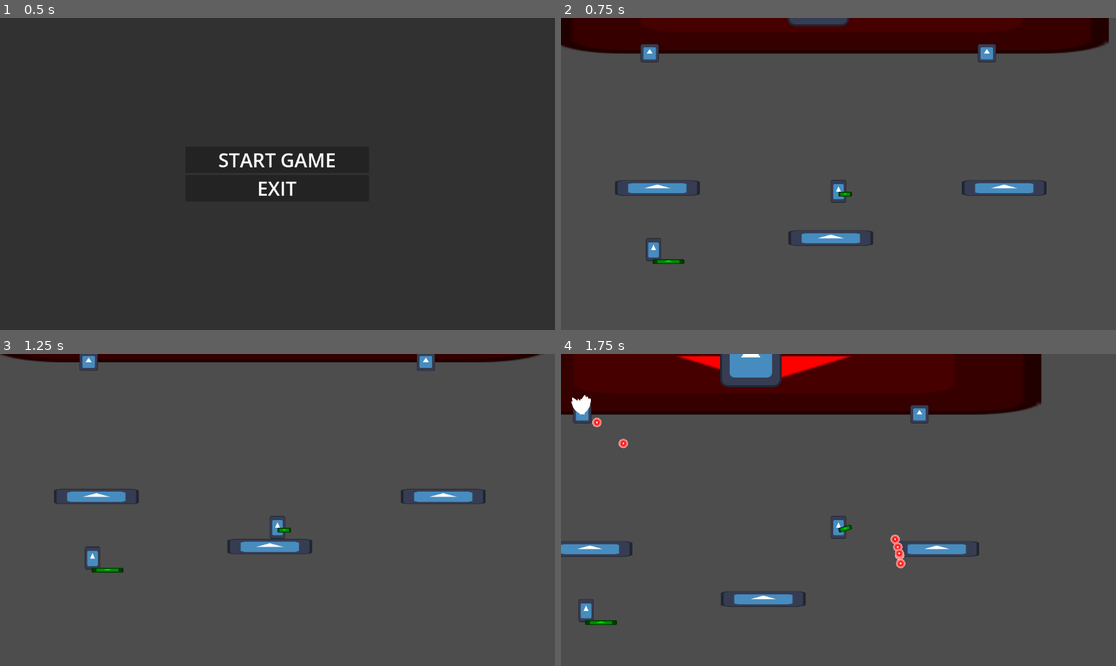
Above: before the commit, frames 1-4 (two rows, left to right).
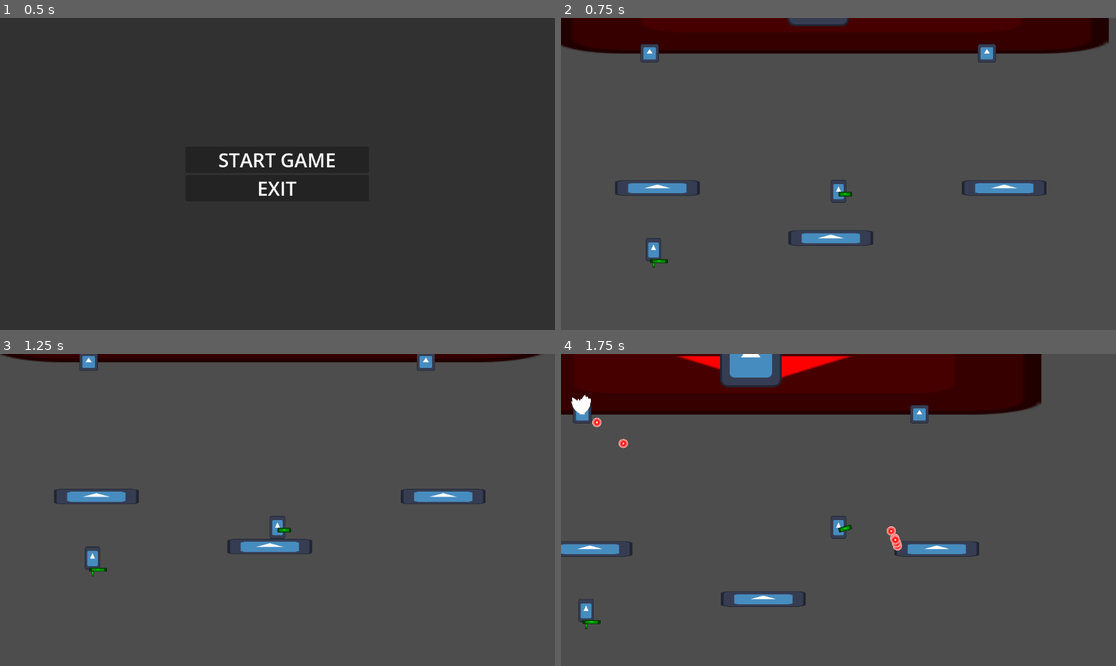
Above: after the commit, the same moments.

Repository: Cyberiada2025-2026/battle-of-pobliz
Game: Godot game, scene res://scenes/empty_scene.tscn
The game is run twice, just before and just after one commit, with the same random seed, the same clock (stepped at 60 frames per second) and the same inputs. The engine's default icon, where the game draws it, is replaced by a stand-in: a white triangle on a blue panel in a dark square.
Inputs (mouse positions are in pixels of both pictures, inside the frame that each line leads up to):
- Up to frame 1 (0.5 s): no input
- Up to frame 2 (0.75 s): click (838, 158) at 0.5 s
- Up to frame 3 (1.25 s): no input
- Up to frame 4 (1.75 s): tap Enter at 1.25 s; move the mouse to (960, 494) at 1.27 s; hold D (move_right) from 1.28 s (still down); right-click (960, 494) at 1.35 s; tap W (jump) at 1.52 s; click (960, 494) at 1.55 s

Frame 1 is identical in both runs. In frame 2, less than 0.1% of the frame differs, in the area x 16-23%, y 77-81%; in frame 3, less than 0.1%; in frame 4, 0.3%, in the area x 3-63%, y 55-89%.

Commit message:
revolver and wepon rework

Diff:
--- a/characters/bodies/wepons/basic_gun.gd
+++ /dev/null
@@ -1,31 +0,0 @@
-extends Node2D
-
-class_name Gun
-
-@export var bullet: PackedScene
-@export var start: Node2D
-@export var bullet_speed: float = 1000
-@export var cooldown: float = 2
-
-var on_cooldown: float = 0
-
-func _process(delta: float) -> void:
-	if on_cooldown > 0:
-		on_cooldown -= delta
-
-func _input(event: InputEvent) -> void:
-	if get_tree().get_first_node_in_group("possession_manager").current_body == get_parent():
-		if event is InputEventMouseMotion:
-			var mouse_position = get_global_mouse_position()
-			rotation = Vector2.RIGHT.angle_to((mouse_position - global_position).normalized())
-			pass
-		if Input.is_action_just_pressed("shot"):
-			if on_cooldown <= 0:
-				var x : Bullet = bullet.instantiate()
-				get_tree().current_scene.add_child(x)
-				x.global_position = start.global_position
-				x.apply_central_impulse(
-					Vector2.RIGHT.rotated(rotation) *
-					bullet_speed
-				)
-				on_cooldown = cooldown
--- a/characters/bodies/wepons/basic_gun.tscn
+++ b/characters/bodies/wepons/basic_gun.tscn
@@ -1,19 +1,23 @@
 [gd_scene format=3 uid="uid://m5esfrv6ybuk"]
 
 [ext_resource type="Texture2D" uid="uid://c3k005nrcyle2" path="res://icon.svg" id="1_sabrk"]
-[ext_resource type="Script" uid="uid://c34ayt7l83mx7" path="res://characters/bodies/wepons/basic_gun.gd" id="1_seknx"]
 [ext_resource type="PackedScene" uid="uid://dh88qdn7yo2xb" path="res://shared/projectiles/player/player_bullet.tscn" id="2_pbaf8"]
+[ext_resource type="PackedScene" uid="uid://dnc5o773demqp" path="res://characters/bodies/wepons/basic_shoting_component.tscn" id="2_ymids"]
 
-[node name="BasicGun" type="Node2D" unique_id=1478855736 node_paths=PackedStringArray("start")]
-script = ExtResource("1_seknx")
+[node name="BasicGun" type="Node2D" unique_id=1478855736]
+
+[node name="basic_shoting_component" parent="." unique_id=978954981 node_paths=PackedStringArray("start") instance=ExtResource("2_ymids")]
 bullet = ExtResource("2_pbaf8")
 start = NodePath("start_position")
+max_magazine = 1
+bullet_count = 1
+spread_angle = 2.0
 
-[node name="Sprite2D" type="Sprite2D" parent="." unique_id=436876841]
+[node name="Sprite2D" type="Sprite2D" parent="basic_shoting_component" unique_id=436876841]
 modulate = Color(0, 1, 0, 1)
 position = Vector2(31, 1)
 scale = Vector2(0.515625, 0.07812499)
 texture = ExtResource("1_sabrk")
 
-[node name="start_position" type="Node2D" parent="." unique_id=2026423902]
+[node name="start_position" type="Node2D" parent="basic_shoting_component" unique_id=2026423902]
 position = Vector2(64, 0)
--- a/characters/bodies/wepons/shotgun.gd
+++ b/characters/bodies/wepons/basic_shoting_component.gd
@@ -1,6 +1,6 @@
 extends Node2D
 
-class_name Shotgun
+class_name BasicShotingComponent
 
 @export var bullet: PackedScene
 @export var start: Node2D
@@ -24,7 +24,7 @@
 			cur_magazine = max_magazine
 
 func _input(event: InputEvent) -> void:
-	if get_tree().get_first_node_in_group("possession_manager").current_body == get_parent():
+	if get_tree().get_first_node_in_group("possession_manager").current_body == get_parent().get_parent():
 		if event is InputEventMouseMotion:
 			var mouse_position = get_global_mouse_position()
 			rotation = Vector2.RIGHT.angle_to((mouse_position - global_position).normalized())
--- /dev/null
+++ b/characters/bodies/wepons/basic_shoting_component.tscn
@@ -0,0 +1,6 @@
+[gd_scene format=3 uid="uid://dnc5o773demqp"]
+
+[ext_resource type="Script" uid="uid://bhvssj4dv6mky" path="res://characters/bodies/wepons/basic_shoting_component.gd" id="1_887wi"]
+
+[node name="basic_shoting_component" type="Node2D" unique_id=978954981]
+script = ExtResource("1_887wi")
--- /dev/null
+++ b/characters/bodies/wepons/revolver.tscn
@@ -0,0 +1,30 @@
+[gd_scene format=3 uid="uid://cxm6tq32sgj4c"]
+
+[ext_resource type="Texture2D" uid="uid://c3k005nrcyle2" path="res://icon.svg" id="2_6eidy"]
+[ext_resource type="PackedScene" uid="uid://dnc5o773demqp" path="res://characters/bodies/wepons/basic_shoting_component.tscn" id="2_n210b"]
+[ext_resource type="PackedScene" uid="uid://dra65sxe1ryhc" path="res://shared/projectiles/player/player_shotgun_bullet.tscn" id="3_fx3i5"]
+
+[node name="Revolver" type="Node2D" unique_id=57487654]
+
+[node name="basic_shoting_component" parent="." unique_id=978954981 node_paths=PackedStringArray("start") instance=ExtResource("2_n210b")]
+bullet = ExtResource("3_fx3i5")
+start = NodePath("start_position")
+cooldown = 1.0
+max_magazine = 6
+bullet_count = 1
+spread_angle = 5.0
+
+[node name="Sprite2D" type="Sprite2D" parent="basic_shoting_component" unique_id=285533832]
+modulate = Color(0, 1, 0, 1)
+position = Vector2(11.5, 1.7881393e-07)
+scale = Vector2(0.2890625, 0.062499996)
+texture = ExtResource("2_6eidy")
+
+[node name="Sprite2D" type="Sprite2D" parent="basic_shoting_component/Sprite2D" unique_id=668498765]
+modulate = Color(0, 1, 0, 1)
+position = Vector2(-38.054054, 127.000015)
+scale = Vector2(0.13513514, 1.5156252)
+texture = ExtResource("2_6eidy")
+
+[node name="start_position" type="Node2D" parent="basic_shoting_component" unique_id=1461418170]
+position = Vector2(28, 0)
--- a/characters/bodies/wepons/shotgun.tscn
+++ b/characters/bodies/wepons/shotgun.tscn
@@ -1,19 +1,20 @@
 [gd_scene format=3 uid="uid://6415hun4ef1b"]
 
-[ext_resource type="Script" uid="uid://6mjm4nip42ia" path="res://characters/bodies/wepons/shotgun.gd" id="1_gkxdk"]
 [ext_resource type="Texture2D" uid="uid://c3k005nrcyle2" path="res://icon.svg" id="1_tti0o"]
 [ext_resource type="PackedScene" uid="uid://dra65sxe1ryhc" path="res://shared/projectiles/player/player_shotgun_bullet.tscn" id="2_2h465"]
+[ext_resource type="PackedScene" uid="uid://dnc5o773demqp" path="res://characters/bodies/wepons/basic_shoting_component.tscn" id="3_2h465"]
 
-[node name="shotgun" type="Node2D" unique_id=508469511 node_paths=PackedStringArray("start")]
-script = ExtResource("1_gkxdk")
+[node name="shotgun" type="Node2D" unique_id=508469511]
+
+[node name="basic_shoting_component" parent="." unique_id=978954981 node_paths=PackedStringArray("start") instance=ExtResource("3_2h465")]
 bullet = ExtResource("2_2h465")
 start = NodePath("start_position")
 
-[node name="Sprite2D" type="Sprite2D" parent="." unique_id=255761419]
+[node name="Sprite2D" type="Sprite2D" parent="basic_shoting_component" unique_id=255761419]
 modulate = Color(0, 1, 0, 1)
 position = Vector2(12.000001, 1)
 scale = Vector2(0.21875, 0.07812499)
 texture = ExtResource("1_tti0o")
 
-[node name="start_position" type="Node2D" parent="." unique_id=175316203]
+[node name="start_position" type="Node2D" parent="basic_shoting_component" unique_id=175316203]
 position = Vector2(26, 0)
--- a/project.godot
+++ b/project.godot
@@ -72,11 +72,6 @@
 "events": [Object(InputEventKey,"resource_local_to_scene":false,"resource_name":"","device":-1,"window_id":0,"alt_press …(192 unchanged characters)…
 ]
 }
-debug_win={
-"deadzone": 0.2,
-"events": [Object(InputEventKey,"resource_local_to_scene":false,"resource_name":"","device":-1,"window_id":0,"alt_pressed":false,"shift_pressed":false,"ctrl_pressed":false,"meta_pressed":false,"pressed":false,"keycode":0,"physical_keycode":67,"key_label":0,"unicode":99,"location":0,"echo":false,"script":null)
-]
-}
 
 [layer_names]
 
--- a/scenes/debug/battle_arena_graybox.tscn
+++ b/scenes/debug/battle_arena_graybox.tscn
@@ -4,9 +4,9 @@
 [ext_resource type="PackedScene" uid="uid://d0n8i5w3qg3ea" path="res://characters/bodies/prefabs/flying_body.tscn" id="2_lt32o"]
 [ext_resource type="PackedScene" uid="uid://cdai4b5ndwfha" path="res://characters/boss/boss.tscn" id="2_neadt"]
 [ext_resource type="PackedScene" uid="uid://6415hun4ef1b" path="res://characters/bodies/wepons/shotgun.tscn" id="3_2nv5k"]
-[ext_resource type="PackedScene" uid="uid://m5esfrv6ybuk" path="res://characters/bodies/wepons/basic_gun.tscn" id="3_lq37g"]
 [ext_resource type="PackedScene" uid="uid://bd04here2r0gh" path="res://characters/bodies/prefabs/jumping_body.tscn" id="3_o0ro2"]
 [ext_resource type="Script" uid="uid://d14puh7xlterc" path="res://managers/possession_manager.gd" id="4_o0ro2"]
+[ext_resource type="PackedScene" uid="uid://cxm6tq32sgj4c" path="res://characters/bodies/wepons/revolver.tscn" id="5_2nv5k"]
 
 [sub_resource type="RectangleShape2D" id="RectangleShape2D_neadt"]
 size = Vector2(42, 733)
@@ -54,7 +54,7 @@
 [node name="FlyingBody" parent="." unique_id=1753823366 instance=ExtResource("2_lt32o")]
 position = Vector2(208, 552)
 
-[node name="BasicGun" parent="FlyingBody" unique_id=2046280642 instance=ExtResource("3_lq37g")]
+[node name="Revolver" parent="FlyingBody" unique_id=57487654 instance=ExtResource("5_2nv5k")]
 
 [node name="Boss" parent="." unique_id=113115272 instance=ExtResource("2_neadt")]
 position = Vector2(0, -50)
--- a/shared/projectiles/player/player_bullet.tscn
+++ b/shared/projectiles/player/player_bullet.tscn
@@ -40,6 +40,7 @@
 
 [node name="DamageComponent" type="Node" parent="." unique_id=774932785]
 script = ExtResource("3_dts0a")
+damage_amount = 5.0
 metadata/_custom_type_script = "uid://lvdktrosqc6q"
 
 [node name="Bullet Graphic" parent="." unique_id=1256230681 node_paths=PackedStringArray("bullet_basic", "bullet_shot", "bullet_hit") instance=ExtResource("3_wemso")]
--- /dev/null
+++ b/shared/projectiles/player/player_revolver_bullet.tscn
@@ -0,0 +1,58 @@
+[gd_scene format=3 uid="uid://dd7y35ocnk0r"]
+
+[ext_resource type="Script" uid="uid://rp5j3b7gre8u" path="res://shared/projectiles/bullet.gd" id="1_x0sso"]
+[ext_resource type="Script" uid="uid://lvdktrosqc6q" path="res://shared/damage_component/damage_component.gd" id="2_o1kx8"]
+[ext_resource type="PackedScene" uid="uid://s5nuptmxq4rd" path="res://shared/projectiles/bullet_graphic.tscn" id="3_e8jen"]
+[ext_resource type="PackedScene" uid="uid://dffnwyxuwhqk5" path="res://shared/vfx/bullet/firing/firing_vfx.tscn" id="4_irg2m"]
+[ext_resource type="PackedScene" uid="uid://cxmm5pldj70rw" path="res://shared/vfx/bullet/projectile/bullet_basic.tscn" id="5_11cee"]
+[ext_resource type="Shader" uid="uid://en5i1qanwoaf" path="res://shared/vfx/bullet/projectile/bullet.gdshader" id="6_0utmy"]
+[ext_resource type="PackedScene" uid="uid://b3urajpvbn42b" path="res://shared/vfx/bullet/hit/hit.tscn" id="7_ayirf"]
+
+[sub_resource type="CircleShape2D" id="CircleShape2D_wemso"]
+
+[sub_resource type="ShaderMaterial" id="ShaderMaterial_hfdvp"]
+shader = ExtResource("6_0utmy")
+shader_parameter/radius = 0.150000007125
+shader_parameter/color_main = Color(1, 0.120000005, 0.120000005, 1)
+shader_parameter/color_outline = Color(2.910947, 0.7546615, 0.7181143, 1)
+shader_parameter/color_center = Color(2.342991, 0.94700414, 0.82009625, 1)
+shader_parameter/color_rings = Color(6.4832726, 0.46728078, 0.46728078, 1)
+shader_parameter/outline_thickness = 0.10000000475
+shader_parameter/center_size = 0.2000000095
+shader_parameter/ring_thickness = 0.2750000130625
+shader_parameter/ring_speed = 6.000001234999999
+shader_parameter/ring_amount = 1.0
+
+[node name="Player Revolver Bullet" type="RigidBody2D" unique_id=1757667699 node_paths=PackedStringArray("damageComponent", "bullet_graphic")]
+collision_layer = 256
+collision_mask = 16
+mass = 0.001
+gravity_scale = 0.0
+contact_monitor = true
+max_contacts_reported = 1
+linear_damp_mode = 1
+script = ExtResource("1_x0sso")
+damageComponent = NodePath("DamageComponent")
+bullet_graphic = NodePath("Bullet Graphic")
+
+[node name="CollisionShape2D" type="CollisionShape2D" parent="." unique_id=219238616]
+shape = SubResource("CircleShape2D_wemso")
+
+[node name="DamageComponent" type="Node" parent="." unique_id=774932785]
+script = ExtResource("2_o1kx8")
+damage_amount = 2.0
+metadata/_custom_type_script = "uid://lvdktrosqc6q"
+
+[node name="Bullet Graphic" parent="." unique_id=1256230681 node_paths=PackedStringArray("bullet_basic", "bullet_shot", "bullet_hit") instance=ExtResource("3_e8jen")]
+bullet_basic = NodePath("bullet_basic")
+bullet_shot = NodePath("firing_vfx")
+bullet_hit = NodePath("hit")
+
+[node name="firing_vfx" parent="Bullet Graphic" unique_id=171665131 instance=ExtResource("4_irg2m")]
+
+[node name="bullet_basic" parent="Bullet Graphic" unique_id=331279362 instance=ExtResource("5_11cee")]
+material = SubResource("ShaderMaterial_hfdvp")
+
+[node name="hit" parent="Bullet Graphic" unique_id=260240667 instance=ExtResource("7_ayirf")]
+
+[connection signal="body_entered" from="." to="." method="_on_body_entered"]
Not shown, removed: characters/bodies/wepons/basic_gun.gd.uid
Not shown, added: characters/bodies/wepons/basic_shoting_component.gd.uid
Not shown, removed: characters/bodies/wepons/shotgun.gd.uid
